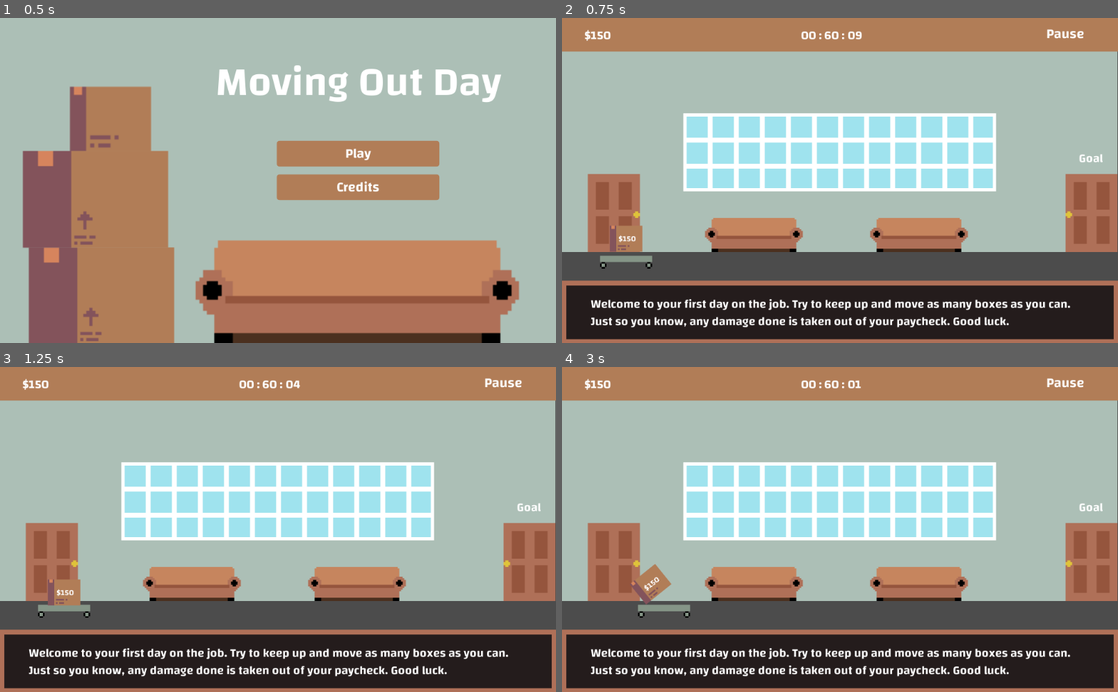
Above: before the commit, frames 1-4 (two rows, left to right).
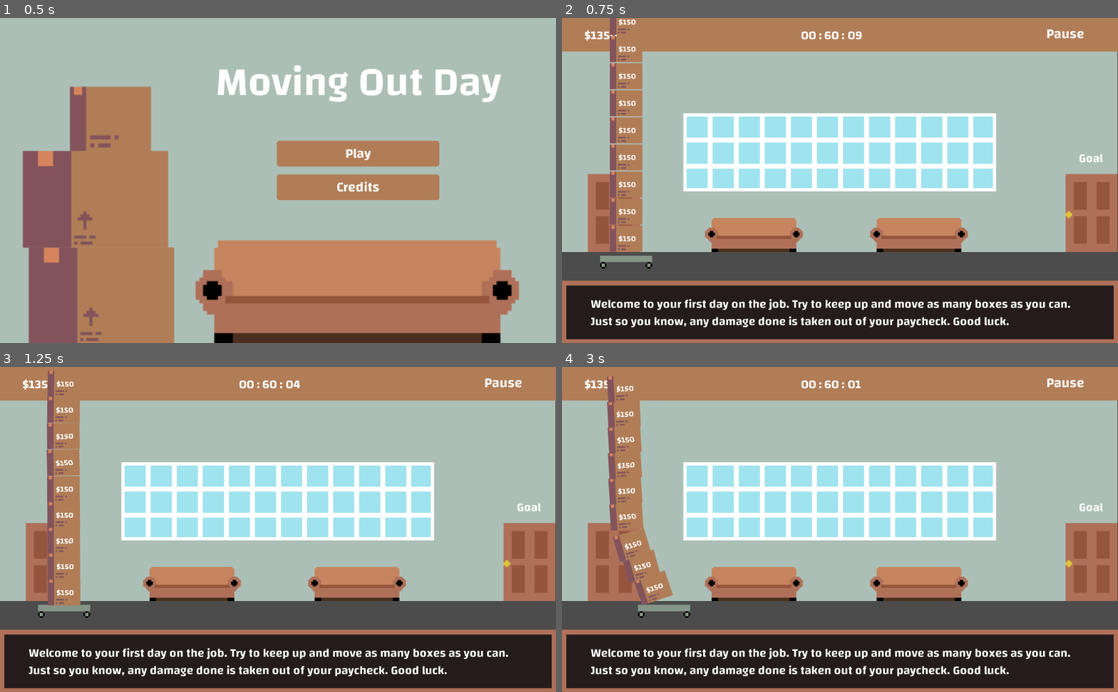
Above: after the commit, the same moments.

Repository: JMixson/moving-out-day
Game: Godot game, scene res://Scenes/Main_Menu.tscn
Two runs of this game, one before a commit and one after it. Both use one fixed random seed, a clock stepped at 60 frames per second and the inputs below.
Inputs:
- Up to frame 1 (0.5 s): no input
- Up to frame 2 (0.75 s): click "Play" at 0.5 s
- Up to frame 3 (1.25 s): no input
- Up to frame 4 (3 s): click "Pause" at 1.25 s; click "Restart Level" at 2 s; hold Right (ui_right) from 2.78 s (still down)

Frame 1 is identical in both runs. In frame 2, 3.0% of the frame differs, in the area x 6-15%, y 0-64%; in frame 3, 3.0%; in frame 4, 3.3%, in the area x 6-20%, y 2-74%.
Error before the commit: Invalid set index 'text' (on base: 'null instance') with value of type 'String'. (res://Scripts/Level.gd:27)

Commit message:
Update Ending scene

Diff:
--- a/Scenes/Ending.tscn
+++ b/Scenes/Ending.tscn
@@ -1,7 +1,8 @@
-[gd_scene load_steps=3 format=2]
+[gd_scene load_steps=4 format=2]
 
 [ext_resource path="res://menu-theme.tres" type="Theme" id=1]
 [ext_resource path="res://Scripts/Ending.gd" type="Script" id=2]
+[ext_resource path="res://top-ui-theme.tres" type="Theme" id=3]
 
 [node name="Ending" type="Control"]
 visible = false
@@ -18,55 +19,72 @@
 margin_top = 120.0
 margin_right = 761.0
 margin_bottom = 570.0
-color = Color( 0.0784314, 0.00784314, 0.00784314, 0.803922 )
+color = Color( 0.0784314, 0.00784314, 0.00784314, 0.933333 )
+__meta__ = {
+"_edit_use_anchors_": false
+}
 
-[node name="Total" type="RichTextLabel" parent="."]
-margin_left = 326.0
-margin_top = 131.0
-margin_right = 693.0
-margin_bottom = 237.0
+[node name="Heading" type="Label" parent="."]
+margin_left = 249.0
+margin_top = 118.0
+margin_right = 761.0
+margin_bottom = 257.0
 theme = ExtResource( 1 )
-text = "Total Price"
-scroll_active = false
+text = "Level 1 Total"
+align = 1
+__meta__ = {
+"_edit_use_anchors_": false
+}
+
+[node name="Box_Num" type="Label" parent="."]
+visible = false
+margin_left = 249.0
+margin_top = 364.0
+margin_right = 761.0
+margin_bottom = 405.0
+theme = ExtResource( 3 )
+text = "Boxes: #"
+align = 1
 __meta__ = {
 "_edit_use_anchors_": false
 }
 
 [node name="Ending_Price" type="Label" parent="."]
-margin_left = 360.0
-margin_top = 270.0
-margin_right = 632.0
-margin_bottom = 409.0
+margin_left = 247.0
+margin_top = 245.0
+margin_right = 757.0
+margin_bottom = 407.0
 theme = ExtResource( 1 )
 text = "$100"
 align = 1
+valign = 1
+__meta__ = {
+"_edit_use_anchors_": false
+}
+
+[node name="Level_Btn" type="Button" parent="."]
+margin_left = 316.0
+margin_top = 429.0
+margin_right = 685.0
+margin_bottom = 476.0
+mouse_default_cursor_shape = 2
+theme = ExtResource( 1 )
+text = "Next Level"
 __meta__ = {
 "_edit_use_anchors_": false
 }
 
 [node name="R_Btn" type="Button" parent="."]
 margin_left = 316.0
-margin_top = 454.0
-margin_right = 483.0
-margin_bottom = 501.0
+margin_top = 485.0
+margin_right = 685.0
+margin_bottom = 532.0
 mouse_default_cursor_shape = 2
 theme = ExtResource( 1 )
-text = "Restart"
+text = "Restart Level"
 __meta__ = {
 "_edit_use_anchors_": false
 }
 
-[node name="C_Btn" type="Button" parent="."]
-margin_left = 519.0
-margin_top = 454.0
-margin_right = 686.0
-margin_bottom = 501.0
-mouse_default_cursor_shape = 2
-theme = ExtResource( 1 )
-text = "Credits"
-__meta__ = {
-"_edit_use_anchors_": false
-}
-
+[connection signal="pressed" from="Level_Btn" to="." method="_on_Level_Btn_pressed"]
 [connection signal="pressed" from="R_Btn" to="." method="_on_R_Btn_pressed"]
-[connection signal="pressed" from="C_Btn" to="." method="_on_C_Btn_pressed"]
--- a/Scripts/Ending.gd
+++ b/Scripts/Ending.gd
@@ -1,4 +1,7 @@
 extends Control
+
+func _ready():
+	$Heading.text = "Level " + str(Global.level_num) + " Total"
 
 func _process(_delta):
 	$Ending_Price.text = "$" + str(Global.price)
@@ -9,9 +12,11 @@
 func _on_R_Btn_pressed():
 	Global.price = 0
 	Global.box_num = 0
-	get_tree().change_scene("res://Scenes/Level 1.tscn")
+	get_tree().change_scene("res://Scenes/Level.tscn")
 	resume()
 
-func _on_C_Btn_pressed():
-	Global.price = 0
-	get_tree().change_scene("res://Scenes/Credits.tscn")
+func _on_Level_Btn_pressed():
+	Global.level_num += 1
+	Global.box_num = 0
+	get_tree().change_scene("res://Scenes/Level.tscn")
+	resume()
